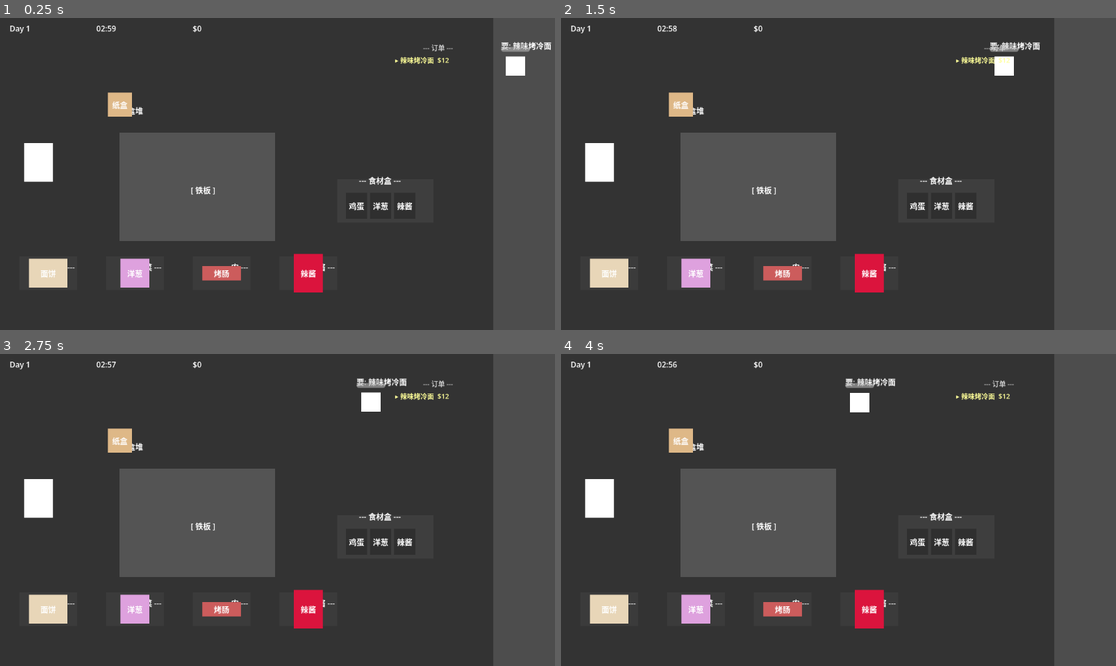
Above: before the commit, frames 1-4 (two rows, left to right).
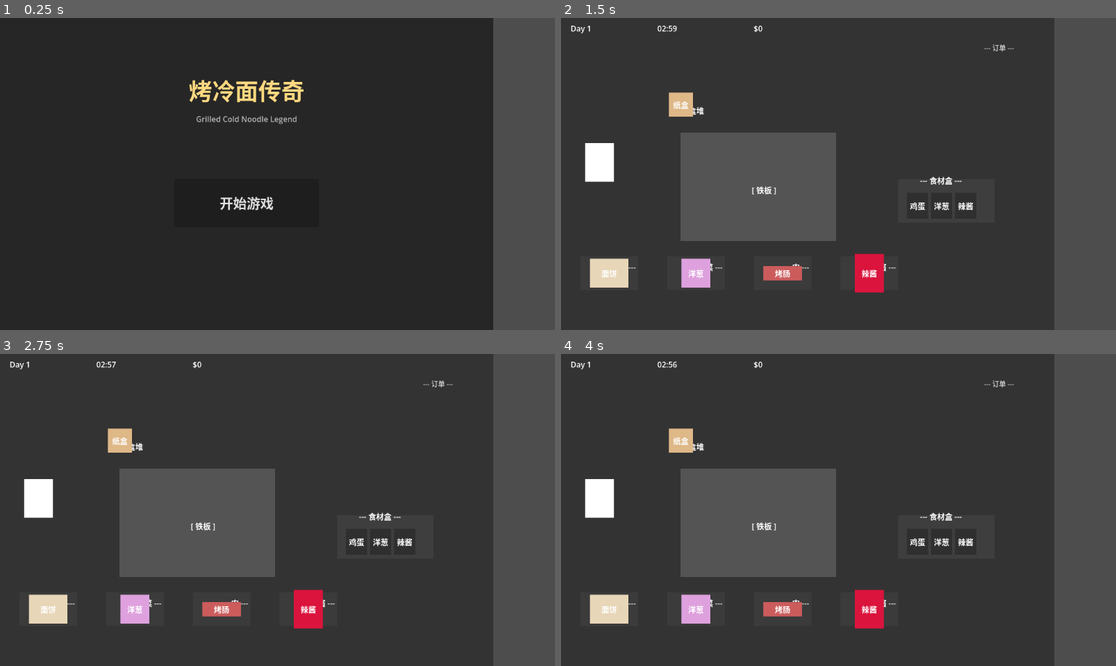
Above: after the commit, the same moments.

Repository: stitchohana/KaoLengMian
Game: Godot game, scene res://scenes/start_screen.tscn
Same seed, same stepped clock (60 frames per second), same inputs: the game is played once before the commit and once after it. Before the commit the project starts from res://scenes/main.tscn.
Inputs (mouse positions are in pixels of both pictures, inside the frame that each line leads up to):
- Up to frame 1 (0.25 s): no input
- Up to frame 2 (1.5 s): click (805, 202) at 0.5 s, where only the run after the commit has a clickable "开始游戏"; move the mouse to (960, 158) at 1.27 s; click (960, 158) at 1.42 s
- Up to frame 3 (2.75 s): drag from (166, 525) to (416, 400) at 2.02 s
- Up to frame 4 (4 s): move the mouse to (894, 441) at 2.77 s; click (894, 441) at 2.92 s; drag from (810, 572) to (683, 441) at 3.52 s

The runs differ from the first frame. In frame 1, 15% of the frame differs, in the area x 1-100%, y 2-88%; in frame 2, 0.5%; in frame 3, 0.6%; in frame 4, 0.6%.

Commit message:
Update: start screen, config-driven parameters, Chinese comments, customer delays
- Start screen scene with background, title, and play button
- All gameplay numbers moved to game_config.gd with Chinese comments
- Customer walk/leave speed, arrival distance, exit position configurable
- First customer spawn delay separated from base_spawn_interval
- Cut click timeout, prep fly duration, onion chop clicks configurable
- NoodleDish value calculation reads from Config
- Onion/sauce sprites count driven by config max_fill values
- fillable_item charges configurable

Diff:
--- a/cook-m-2/project.godot
+++ b/cook-m-2/project.godot
@@ -11,7 +11,7 @@
 [application]
 
 config/name="CookM2"
-run/main_scene="res://scenes/main.tscn"
+run/main_scene="res://scenes/start_screen.tscn"
 config/features=PackedStringArray("4.6", "GL Compatibility")
 config/icon="res://icon.svg"
 
--- a/cook-m-2/resources/game_config.gd
+++ b/cook-m-2/resources/game_config.gd
@@ -2,40 +2,51 @@
 class_name GameConfig
 
 # 每日时间
-@export var day_duration_seconds: float = 180.0
+@export var day_duration_seconds: float = 180.0  # 每天的总时长（秒）
 
 # 烹饪计时
-@export var egg_spread_time: float = 2.0
-@export var sausage_cook_time: float = 3.0
+@export var egg_spread_time: float = 2.0  # 鸡蛋摊开所需时间（秒）
+@export var sausage_cook_time: float = 3.0  # 烤肠烤熟所需时间（秒）
 
 # 填充系统
-@export var onion_max_fill: int = 3
-@export var sauce_max_fill: int = 3
+@export var onion_max_fill: int = 3  # 最多可添加洋葱碎次数
+@export var sauce_max_fill: int = 3  # 最多可添加辣酱次数
+@export var fill_item_charges: int = 4  # 食材盒每种食材的初始份数
 
 # 价值计算
-@export var min_value_ratio: float = 0.3
-@export var fill_weight_onion: float = 0.5
-@export var fill_weight_sauce: float = 0.5
-@export var mismatch_penalty: float = 0.5
+@export var min_value_ratio: float = 0.3  # 冷面最低价值占比（无配料时）
+@export var fill_weight_onion: float = 0.5  # 洋葱碎对价值的贡献权重
+@export var fill_weight_sauce: float = 0.5  # 辣酱对价值的贡献权重
+@export var mismatch_penalty: float = 0.5  # 订单不匹配时的价格惩罚系数
 
 # 纸盒
-@export var max_boxes: int = 3
+@export var max_boxes: int = 3  # 同时最多可存在的纸盒数量
 
 # 顾客
-@export var customers_per_day_base: int = 5
-@export var customers_per_day_increment: int = 1
-@export var base_patience_time: float = 45.0
-@export var patience_decrease_per_day: float = 1.5
-@export var base_spawn_interval: float = 12.0
-@export var spawn_interval_decrease: float = 0.5
-@export var angry_customer_threshold: int = 3
+@export var customers_per_day_base: int = 5  # 每天基础顾客数
+@export var customers_per_day_increment: int = 1  # 每天增加的顾客数
+@export var base_patience_time: float = 45.0  # 顾客基础耐心时间（秒）
+@export var patience_decrease_per_day: float = 1.5  # 每天减少的耐心时间（秒）
+@export var first_spawn_delay: float = 6.0  # 第一位顾客的延迟进场时间（秒）
+@export var base_spawn_interval: float = 12.0  # 顾客生成间隔（秒）
+@export var spawn_interval_decrease: float = 0.5  # 每天减少的生成间隔（秒）
+@export var angry_customer_threshold: int = 3  # 顾客愤怒离开的临界天数
+@export var recipe_count: int = 3  # 可用食谱数量
+@export var walk_speed: float = 120.0  # 顾客走路速度（像素/秒）
+@export var leave_speed: float = 150.0  # 顾客离开速度（像素/秒）
+@export var arrival_distance: float = 20.0  # 顾客到达位置的判定距离（像素）
+@export var exit_position_x: float = 1200.0  # 顾客离开时的目标X坐标
+@export var exit_threshold_x: float = 1100.0  # 顾客离开的X阈值，超过即消失
 
 # 交互阈值
-@export var cut_clicks_required: int = 5
-@export var swipe_threshold_px: float = 50.0
-@export var click_vs_swipe_threshold_px: float = 30.0
-@export var fly_animation_duration: float = 0.3
+@export var cut_clicks_required: int = 5  # 切段所需点击次数
+@export var cut_click_timeout: float = 2.0  # 切段点击超时重置时间（秒）
+@export var onion_chopp_clicks: int = 3  # 洋葱切碎所需点击次数
+@export var swipe_threshold_px: float = 50.0  # 滑动判定最小距离（像素）
+@export var click_vs_swipe_threshold_px: float = 30.0  # 点击与滑动的区分阈值（像素）
+@export var fly_animation_duration: float = 0.3  # 飞行动画持续时间（秒）
+@export var prep_fly_duration: float = 0.8  # 备料飞入食材盒的动画时间（秒）
 
 # 价格
-@export var base_price_min: int = 8
-@export var base_price_max: int = 15
+@export var base_price_min: int = 8  # 订单基础价格最小值
+@export var base_price_max: int = 15  # 订单基础价格最大值
--- a/cook-m-2/resources/game_config.tres
+++ b/cook-m-2/resources/game_config.tres
@@ -8,6 +8,7 @@
 sausage_cook_time = 3.0
 onion_max_fill = 3
 sauce_max_fill = 3
+fill_item_charges = 4
 min_value_ratio = 0.3
 fill_weight_onion = 0.5
 fill_weight_sauce = 0.5
@@ -17,12 +18,22 @@
 customers_per_day_increment = 1
 base_patience_time = 45.0
 patience_decrease_per_day = 1.5
+first_spawn_delay = 6.0
 base_spawn_interval = 12.0
 spawn_interval_decrease = 0.5
 angry_customer_threshold = 3
+recipe_count = 3
+walk_speed = 120.0
+leave_speed = 150.0
+arrival_distance = 20.0
+exit_position_x = 1200.0
+exit_threshold_x = 1100.0
 cut_clicks_required = 5
+cut_click_timeout = 2.0
+onion_chopp_clicks = 3
 swipe_threshold_px = 50.0
 click_vs_swipe_threshold_px = 30.0
 fly_animation_duration = 0.3
+prep_fly_duration = 0.8
 base_price_min = 8
 base_price_max = 15
--- a/cook-m-2/resources/noodle_dish.gd
+++ b/cook-m-2/resources/noodle_dish.gd
@@ -40,10 +40,10 @@
 	return flipped and not sausage_added
 
 func can_fill_onion() -> bool:
-	return flipped and onion_fill < 3
+	return flipped and onion_fill < Config.data.onion_max_fill
 
 func can_fill_sauce() -> bool:
-	return flipped and sauce_fill < 3
+	return flipped and sauce_fill < Config.data.sauce_max_fill
 
 func can_roll() -> bool:
 	return flipped and not rolled
@@ -55,8 +55,11 @@
 	return cut and not boxed
 
 func calculate_value(base_price: int) -> int:
+	var max_fill = max(Config.data.onion_max_fill, Config.data.sauce_max_fill)
+	if max_fill <= 0:
+		return max(1, int(base_price * Config.data.min_value_ratio))
 	var fill = 0.0
-	fill += float(onion_fill) / 3.0 * 0.5
-	fill += float(sauce_fill) / 3.0 * 0.5
-	var ratio = 0.3 + fill * 0.7
+	fill += float(onion_fill) / float(Config.data.onion_max_fill) * Config.data.fill_weight_onion
+	fill += float(sauce_fill) / float(Config.data.sauce_max_fill) * Config.data.fill_weight_sauce
+	var ratio = Config.data.min_value_ratio + fill * (1.0 - Config.data.min_value_ratio)
 	return max(1, int(base_price * ratio))
--- /dev/null
+++ b/cook-m-2/scenes/start_screen.tscn
@@ -0,0 +1,44 @@
+[gd_scene format=3 uid="uid://start_screen"]
+
+[ext_resource type="Script" uid="uid://start_screen_script" path="res://scripts/start_screen.gd" id="1"]
+
+[node name="StartScreen" type="Node2D"]
+script = ExtResource("1")
+
+[node name="Background" type="ColorRect" parent="."]
+offset_left = 0
+offset_top = 0
+offset_right = 1024
+offset_bottom = 768
+mouse_filter = 2
+color = Color(0.15, 0.15, 0.15, 1)
+
+[node name="Title" type="Label" parent="."]
+offset_left = 262
+offset_top = 100
+offset_right = 762
+offset_bottom = 200
+text = "烤冷面传奇"
+horizontal_alignment = 1
+vertical_alignment = 1
+theme_override_font_sizes/font_size = 48
+theme_override_colors/font_color = Color(1, 0.85, 0.5, 1)
+
+[node name="Subtitle" type="Label" parent="."]
+offset_left = 312
+offset_top = 190
+offset_right = 712
+offset_bottom = 230
+text = "Grilled Cold Noodle Legend"
+horizontal_alignment = 1
+vertical_alignment = 1
+theme_override_font_sizes/font_size = 16
+theme_override_colors/font_color = Color(0.7, 0.7, 0.7, 1)
+
+[node name="StartButton" type="Button" parent="."]
+offset_left = 362
+offset_top = 334
+offset_right = 662
+offset_bottom = 434
+text = "开始游戏"
+theme_override_font_sizes/font_size = 28
--- a/cook-m-2/scripts/autoload/customer_manager.gd
+++ b/cook-m-2/scripts/autoload/customer_manager.gd
@@ -26,14 +26,13 @@
 func register_spawn_position(pos: Marker2D) -> void:
     spawn_position = pos
 
-func start_day(customer_count: int, spawn_interval: float) -> void:
+func start_day(customer_count: int, spawn_interval: float, first_delay: float = 0.0) -> void:
     total_to_spawn = customer_count
     total_spawned = 0
     _current_interval = spawn_interval
     active_customers.clear()
-    _spawn_customer()
     if total_spawned < total_to_spawn:
-        _spawn_timer.start(_current_interval)
+        _spawn_timer.start(first_delay)
 
 func _on_spawn_timer_timeout() -> void:
     _spawn_customer()
--- a/cook-m-2/scripts/choppable_item.gd
+++ b/cook-m-2/scripts/choppable_item.gd
@@ -3,36 +3,40 @@
 @export var clicks_required: int = 3
 var _click_count: int = 0
 
+func _ready() -> void:
+	super._ready()
+	clicks_required = Config.data.onion_chopp_clicks
+
 func _can_use() -> bool:
-    return _click_count < clicks_required
+	return _click_count < clicks_required
 
 func try_use() -> void:
-    if not _can_click:
-        return
-    if not _can_use():
-        _shake()
-        return
+	if not _can_click:
+		return
+	if not _can_use():
+		_shake()
+		return
 
-    _click_count += 1
+	_click_count += 1
 
-    # 视觉反馈：随着点击缩小
-    var scale_val = 1.0 - (float(_click_count) / float(clicks_required)) * 0.4
-    var tween = create_tween()
-    tween.tween_property(self, "scale", Vector2(scale_val, scale_val), 0.1)
+	# 视觉反馈：随着点击缩小
+	var scale_val = 1.0 - (float(_click_count) / float(clicks_required)) * 0.4
+	var tween = create_tween()
+	tween.tween_property(self, "scale", Vector2(scale_val, scale_val), 0.1)
 
-    if _click_count >= clicks_required:
-        # 切碎完成，飞入目标
-        _can_click = false
-        _fly_to_target()
-    else:
-        # 还没切完，抖动一下
-        _shake()
+	if _click_count >= clicks_required:
+		# 切碎完成，飞入目标
+		_can_click = false
+		_fly_to_target()
+	else:
+		# 还没切完，抖动一下
+		_shake()
 
 func _apply_effect() -> void:
-    # 由子类实现，或者由连接到的系统处理
-    pass
+	# 由子类实现，或者由连接到的系统处理
+	pass
 
 func reset() -> void:
-    _click_count = 0
-    scale = Vector2.ONE
-    _can_click = true
+	_click_count = 0
+	scale = Vector2.ONE
+	_can_click = true
--- a/cook-m-2/scripts/clickable_item.gd
+++ b/cook-m-2/scripts/clickable_item.gd
@@ -65,7 +65,7 @@
 
 	print("FLY: ", name, " from ", global_position, " to ", _target.global_position)
 	if _target:
-		var fly_time = 0.8
+		var fly_time = Config.data.prep_fly_duration
 		var tween = create_tween().set_trans(Tween.TRANS_SINE).set_ease(Tween.EASE_IN_OUT)
 		tween.tween_property(self, "position", _target.position - get_parent().position, fly_time)
 		tween.tween_callback(_on_arrived)
--- a/cook-m-2/scripts/customers/customer.gd
+++ b/cook-m-2/scripts/customers/customer.gd
@@ -33,8 +33,8 @@
 	match customer_state:
 		State.WALKING:
 			var dir = (target_position - global_position).normalized()
-			velocity = dir * 120.0
-			if global_position.distance_squared_to(target_position) < 400:
+			velocity = dir * Config.data.walk_speed
+			if global_position.distance_squared_to(target_position) < Config.data.arrival_distance * Config.data.arrival_distance:
 				velocity = Vector2.ZERO
 				customer_state = State.WAITING
 				patience_timer.start(patience_total)
@@ -46,11 +46,11 @@
 			elif patience_timer.time_left < patience_total * 0.5:
 				sprite.color = Color.YELLOW
 		State.LEAVING_HAPPY, State.LEAVING_ANGRY:
-			var exit_pos = Vector2(1200, global_position.y)
+			var exit_pos = Vector2(Config.data.exit_position_x, global_position.y)
 			var dir = (exit_pos - global_position).normalized()
-			velocity = dir * 150.0
+			velocity = dir * Config.data.leave_speed
 			move_and_slide()
-			if global_position.x > 1100:
+			if global_position.x > Config.data.exit_threshold_x:
 				queue_free()
 
 func move_to_position(pos: Vector2) -> void:
--- a/cook-m-2/scripts/grill.gd
+++ b/cook-m-2/scripts/grill.gd
@@ -57,7 +57,7 @@
 	cook_pos.add_child(rolled_sprite)
 
 	# Create 3 onion sprites at CookPos (one per fill)
-	for i in range(3):
+	for i in range(Config.data.onion_max_fill):
 		var s = ColorRect.new()
 		s.name = "OnionSprite" + str(i)
 		s.visible = false
@@ -68,7 +68,7 @@
 		onion_sprites.append(s)
 
 	# Create 3 sauce sprites at CookPos (one per fill)
-	for i in range(3):
+	for i in range(Config.data.sauce_max_fill):
 		var s = ColorRect.new()
 		s.name = "SauceSprite" + str(i)
 		s.visible = false
@@ -96,7 +96,7 @@
 	_update_visuals()
 	if _cut_clicks > 0:
 		_cut_click_timer += delta
-		if _cut_click_timer > 2.0:
+		if _cut_click_timer > Config.data.cut_click_timeout:
 			_cut_clicks = 0
 			_cut_click_timer = 0.0
 			_update_cut_label()
@@ -242,11 +242,11 @@
 	dish_sausage_sprite.visible = dish.sausage_added and not dish.rolled and not dish.cut
 
 	# Show onion sprites one by one based on fill count
-	for i in range(3):
+	for i in range(onion_sprites.size()):
 		onion_sprites[i].visible = i < dish.onion_fill and not dish.rolled and not dish.cut
 
 	# Show sauce sprites one by one based on fill count
-	for i in range(3):
+	for i in range(sauce_sprites.size()):
 		sauce_sprites[i].visible = i < dish.sauce_fill and not dish.rolled and not dish.cut
 
 	# Noodle sprites: raw noodle before flip, flipped sprite after flip
--- a/cook-m-2/scripts/main.gd
+++ b/cook-m-2/scripts/main.gd
@@ -195,7 +195,7 @@
 	if not slot_egg or slot_egg.visible:
 		return
 
-	slot_egg.charges = 4
+	slot_egg.charges = Config.data.fill_item_charges
 	slot_egg.show()
 	slot_egg._can_click = false
 	slot_egg.position = chicken_item.position - ingredient_box.position - egg_slot.position
@@ -213,7 +213,7 @@
 	var slot = _find_fill_item("onion")
 	if not slot or slot.visible:
 		return
-	slot.charges = 4
+	slot.charges = Config.data.fill_item_charges
 	slot.show()
 	slot._can_click = false
 	slot.position = onion_zone.position - ingredient_box.position - onion_slot.position
@@ -229,7 +229,7 @@
 	var slot = _find_fill_item("chili")
 	if not slot or slot.visible:
 		return
-	slot.charges = 4
+	slot.charges = Config.data.fill_item_charges
 	slot.show()
 	slot._can_click = false
 	slot.position = chili_zone.position - ingredient_box.position - chili_slot.position
@@ -326,7 +326,7 @@
 	print("Day %d 开始！" % day)
 	# 开始顾客生成
 	var count = Config.data.customers_per_day_base + (day - 1) * Config.data.customers_per_day_increment
-	CustomerManager.start_day(count, Config.data.base_spawn_interval)
+	CustomerManager.start_day(count, Config.data.base_spawn_interval, Config.data.first_spawn_delay)
 
 func _on_day_ended(_day: int, _stats: Dictionary) -> void:
 	for slot in [egg_slot, onion_slot, chili_slot]:
--- /dev/null
+++ b/cook-m-2/scripts/start_screen.gd
@@ -0,0 +1,9 @@
+extends Node2D
+
+@onready var start_button: Button = $StartButton
+
+func _ready() -> void:
+	start_button.pressed.connect(_on_start_pressed)
+
+func _on_start_pressed() -> void:
+	get_tree().change_scene_to_file("res://scenes/main.tscn")
Not shown, added: cook-m-2/scripts/start_screen.gd.uid
